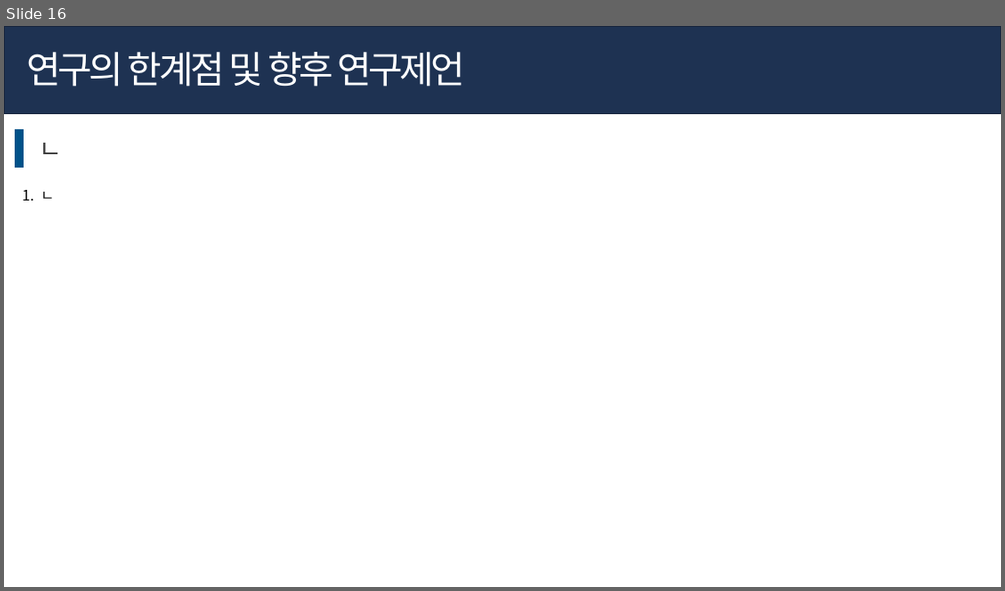
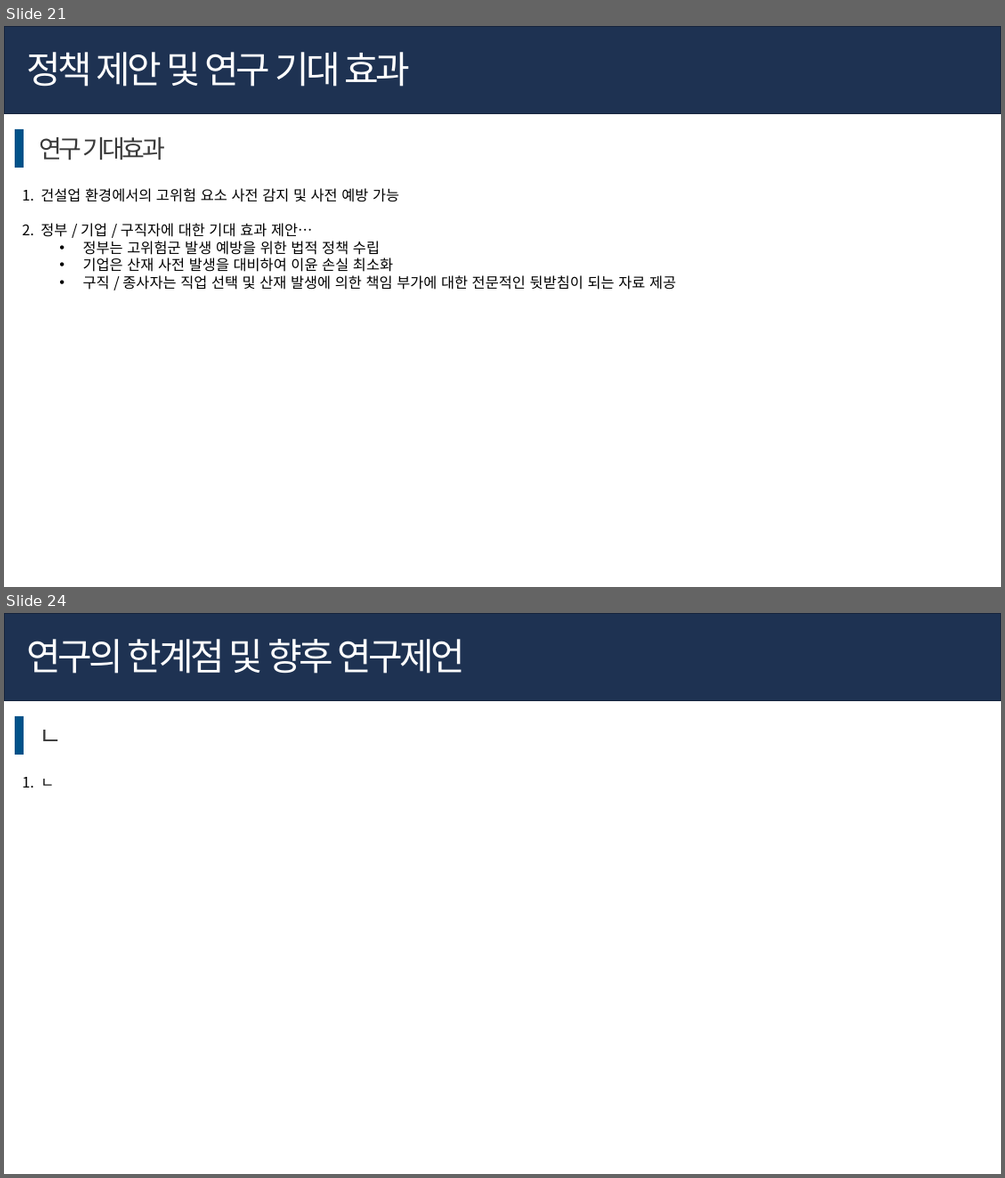
Before and after one commit to hyk2202/mega_final_project, a slide deck: ppt_김한열.pptx. Shown one above the other, each under a label of ours: slide 16 before the commit, slides 21 and 24 after it; the slides between them are not shown. The pictures are 1005x591 and 1005x1178 pixels, drawn with LibreOffice and Linux fonts; fonts in the diff are those of the drawing. Boxes give left, top, right and bottom in pixels: in the first picture for what was removed or moved away, otherwise in the second. Text is boxed around its words. In the diff, an @@ line names an element or a change of style, - is before the commit and + after.

```diff
--- a/ppt_김한열.pptx
+++ b/ppt_김한열.pptx
@@ slide 21 added at (4,26,1001,587), background #FFFFFF @@
@@ rectangle added at (4,26,1001,114), fill #1E3252, outline #16253D 1 pt @@
@@ text added at (26,52,411,87), 36 pt, text #FFFFFF @@
+정책 제안 및 연구 기대 효과
@@ rectangle added at (15,129,24,168), fill #005289 @@
@@ text added at (39,137,165,160), 24 pt, text #393939 @@
+연구 기대효과
@@ text added at (40,188,676,289), 14 pt, text #000000 @@
+1. 건설업 환경에서의 고위험 요소 사전 감지 및 사전 예방 가능
+2. 정부 / 기업 / 구직자에 대한 기대 효과 제안…
+  • 정부는 고위험군 발생 예방을 위한 법적 정책 수립
+  • 기업은 산재 사전 발생을 대비하여 이윤 손실 최소화
+  • 구직 / 종사자는 직업 선택 및 산재 발생에 의한 책임 부가에 대한 전문적인 뒷받침이 되는 자료 제공
@@ what was slide 16 is now slide 24 @@
```
Also in this commit, not shown: 8 slides changed, 7 other slides added, 9 other files.
